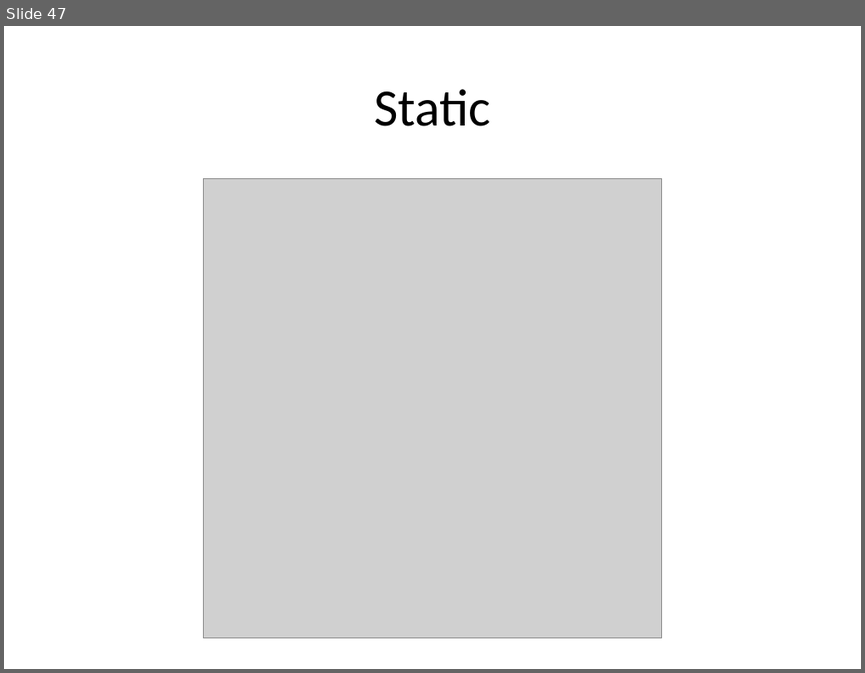
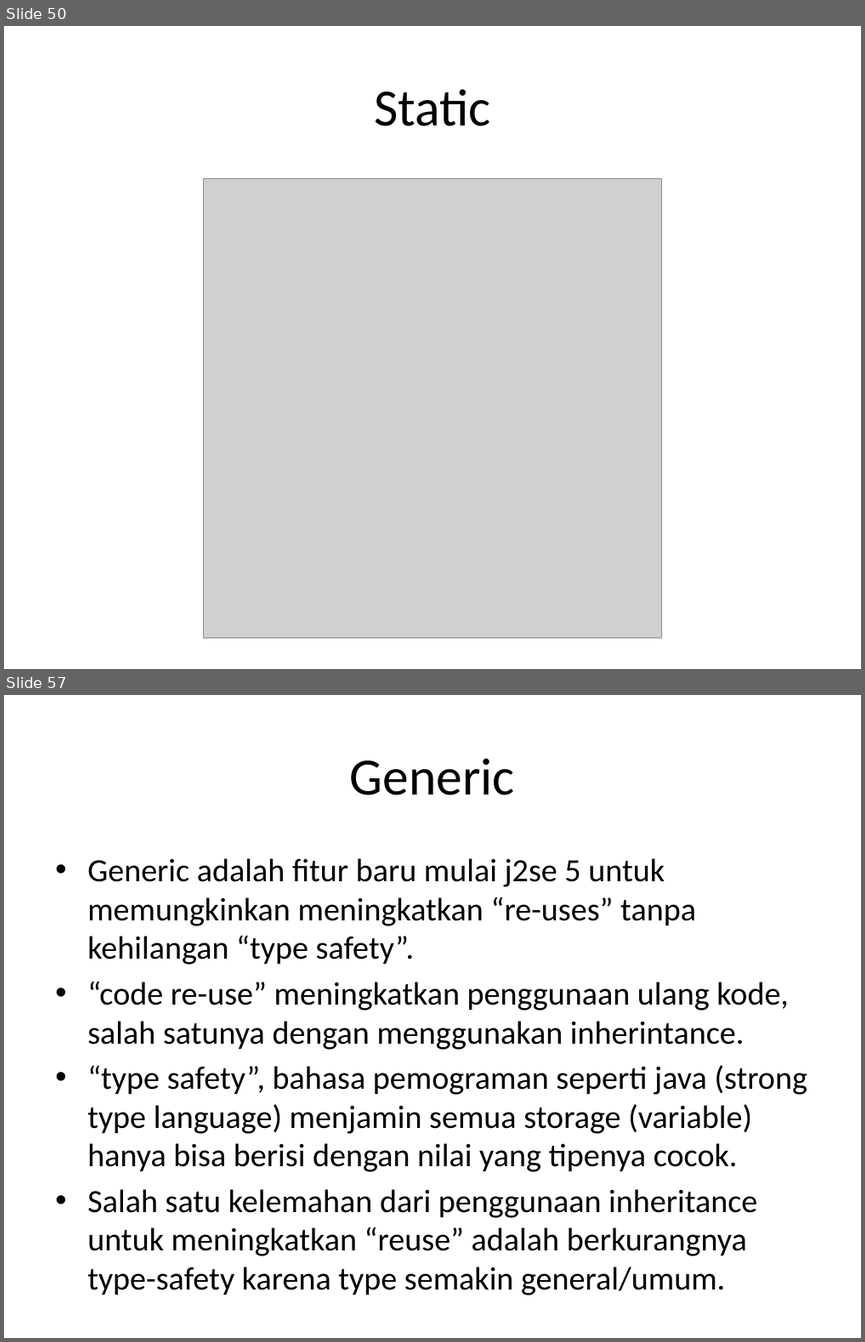
Before and after one commit to milhcbt/oot-aide, a slide deck: src/main/resources/Dasar-Dasar Pemograman Java.pptx. Shown one above the other, each under a label of ours: slide 47 before the commit, slides 50 and 57 after it; the slides between them are not shown. The pictures are 865x673 and 865x1342 pixels, drawn with LibreOffice and Linux fonts; fonts in the diff are those of the drawing; grey boxes stand for pictures. Boxes give left, top, right and bottom in pixels: in the first picture for what was removed or moved away, otherwise in the second. Text is boxed around its words. In the diff, an @@ line names an element or a change of style, - is before the commit and + after.

```diff
--- a/src/main/resources/Dasar-Dasar Pemograman Java.pptx
+++ b/src/main/resources/Dasar-Dasar Pemograman Java.pptx
@@ slide 57 added at (4,695,861,1338), background #FFFFFF @@
@@ title added at (350,758,515,795), 44 pt, text #000000 @@
+Generic
@@ text added at (87,858,807,1295), 27.2 pt, text #000000 @@
+• Generic adalah fitur baru mulai j2se 5 untuk memungkinkan meningkatkan “re-uses” tanpa kehilangan “type safety”.
+• “code re-use” meningkatkan penggunaan ulang kode, salah satunya dengan menggunakan inherintance.
+• “type safety”, bahasa pemograman seperti java (strong type language) menjamin semua storage (variable) hanya bisa berisi dengan nilai yang tipenya cocok.
+• Salah satu kelemahan dari penggunaan inheritance untuk meningkatkan “reuse” adalah berkurangnya type-safety karena type semakin general/umum.
@@ what was slide 47 is now slide 50 @@
```
Also in this commit, not shown: 32 other slides added, 1 slide removed, 29 other files.
